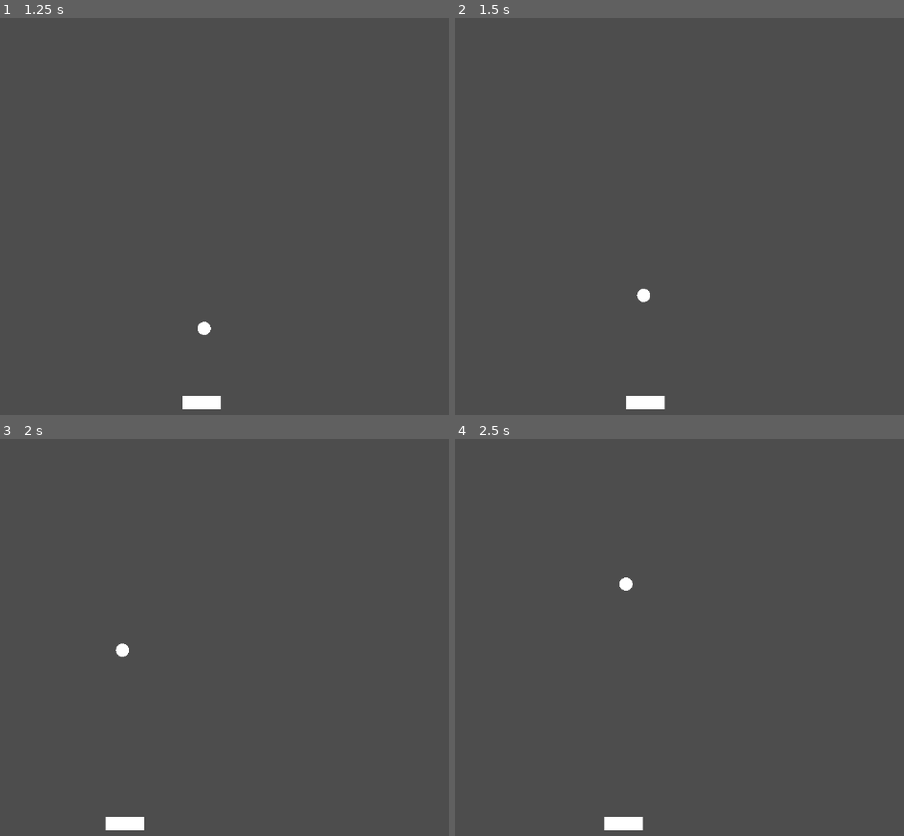
Above: before the commit, frames 1-4 (two rows, left to right).
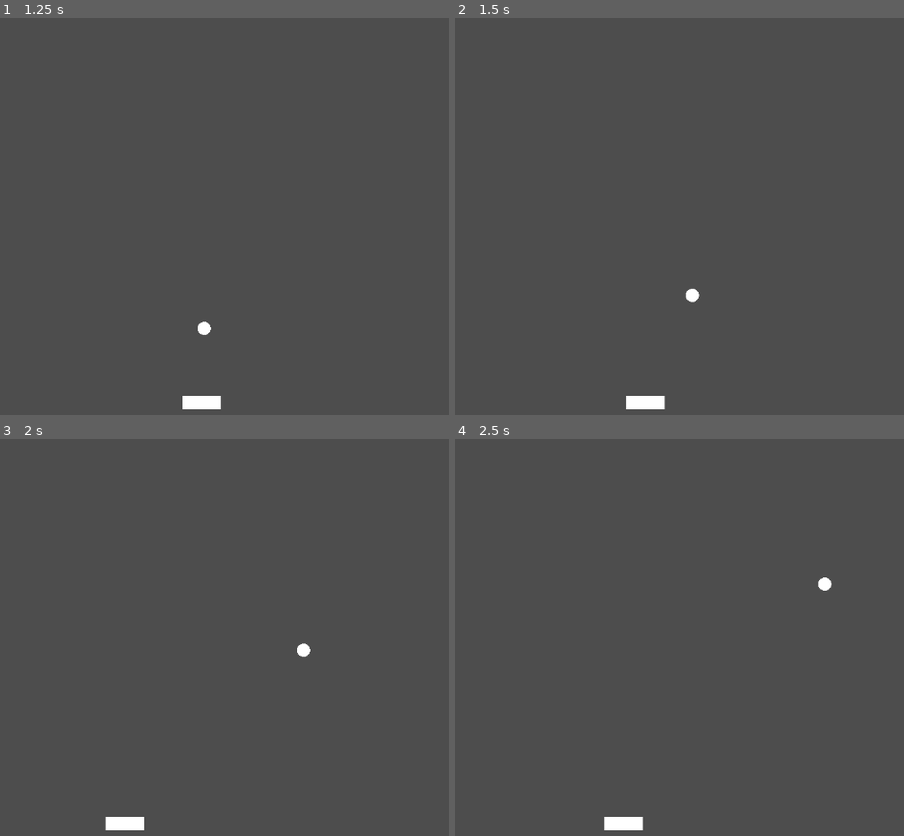
Above: after the commit, the same moments.

Repository: k3ving/lernfeld8
Game: Godot game, scene res://scenes/main.tscn
The game is run twice, just before and just after one commit, with the same random seed, the same clock (stepped at 60 frames per second) and the same inputs.
Inputs:
- Up to frame 1 (1.25 s): tap Enter at 0.5 s; hold Right (ui_right) from 0.53 s (still down); tap Space (ui_select) at 0.77 s
- Up to frame 2 (1.5 s): release Right (ui_right) at 1.28 s; hold Left (ui_left) from 1.28 s (still down)
- Up to frame 3 (2 s): keep holding Left (ui_left); tap Space (ui_select) at 1.52 s
- Up to frame 4 (2.5 s): release Left (ui_left) at 2.03 s; hold Right (ui_right) from 2.03 s (still down)

Frame 1 is identical in both runs. In frame 2, 0.2% of the frame differs, in the area x 40-55%, y 68-72%; in frame 3, 0.2%; in frame 4, 0.2%.

Commit message:
fix started logic

Diff:
--- a/scripts/ball_move.gd
+++ b/scripts/ball_move.gd
@@ -13,13 +13,12 @@
 
 # Called every frame. 'delta' is the elapsed time since the previous frame.
 func _process(delta):
-	started = main_node.is_started()
 
 	if not started:
-
 		velocity = player_node.linear_velocity
-	else:
-		velocity = Vector2(player_node.linear_velocity.x, -200)
+		started = main_node.is_started()
+		if started:
+			velocity = Vector2(player_node.linear_velocity.x, -200)
 
 
 func _physics_process(delta):
